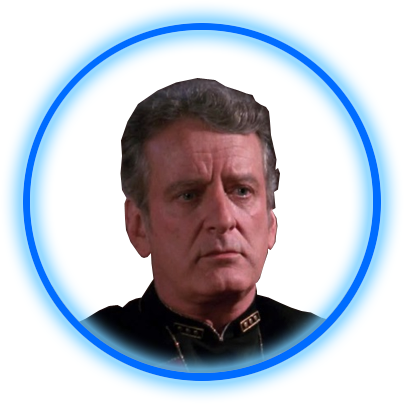
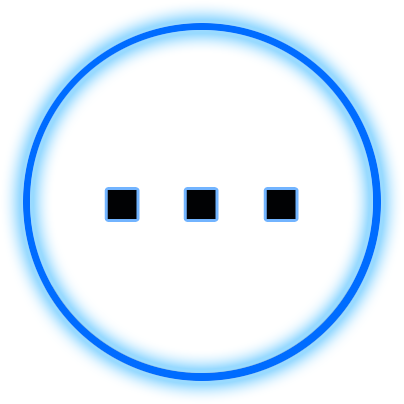
Layers edited between the first and the second w=404, h=404 image:
added layer "..." above "Layer 5" over [107, 190, 296, 219]
hid "Layer 5" over [79, 78, 327, 373]
